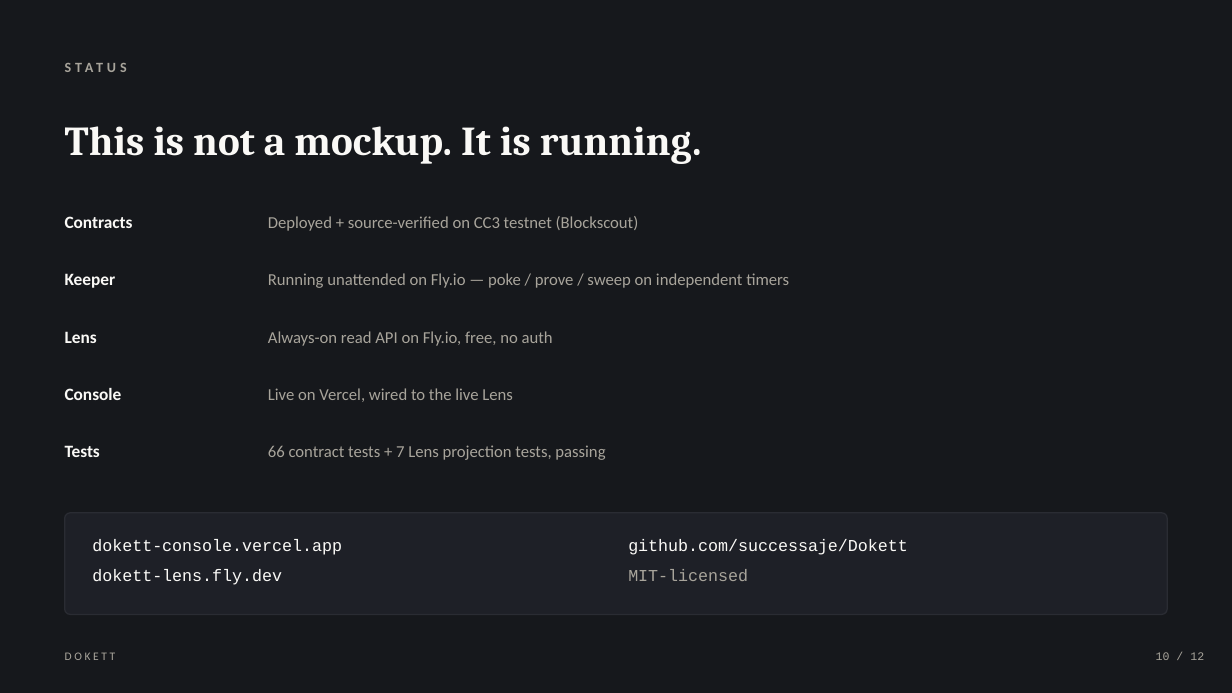
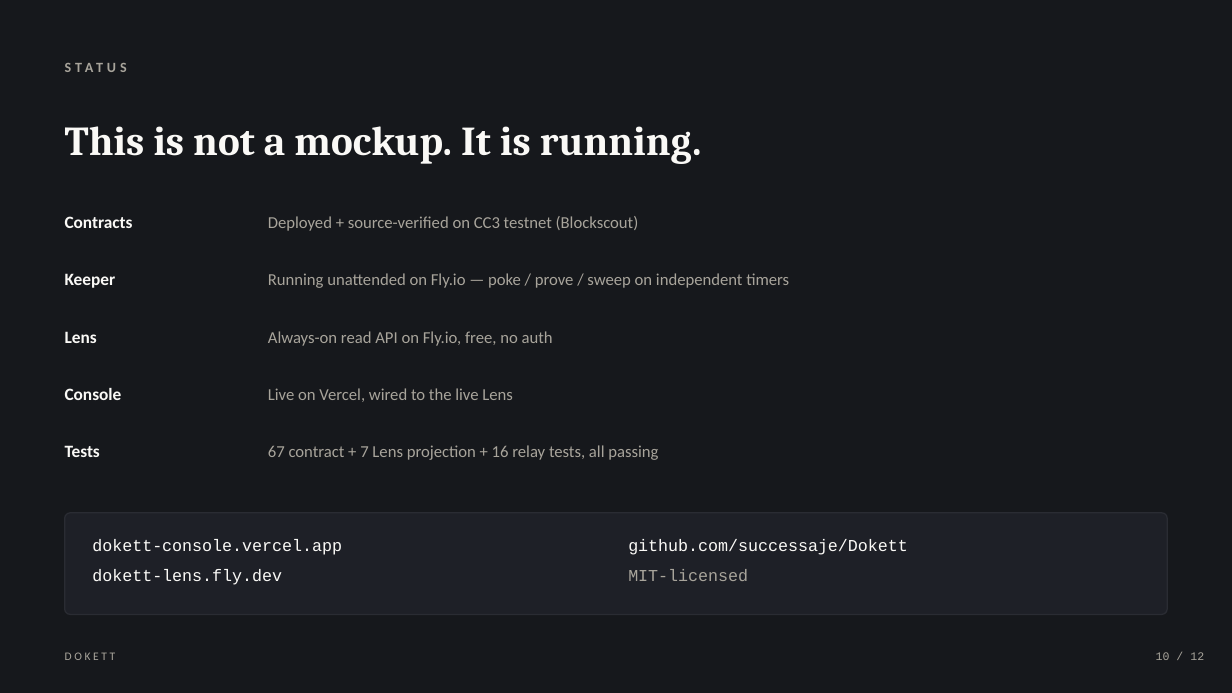
Before and after one commit to successaje/Dokett, a slide deck: slide 10 of docs/deck/dokett-deck.pptx. Drawn at 1232x693 pixels with LibreOffice and Linux fonts; fonts in the diff are those of the drawing. Boxes give left, top, right and bottom in pixels: in the first picture for what was removed or moved away, otherwise in the second. Text is boxed around its words. In the diff, an @@ line names an element or a change of style, - is before the commit and + after.

Commit message:
Deck: correct the test count, audit every other figure
Audited all five numeric claims in the deck against ground truth rather
than spot-checking the one that looked wrong.

WRONG, now fixed: slide 10 said "66 contract tests + 7 Lens projection
tests". Measured: 67 contract, 7 projection, 16 relay. Same stale figure
already corrected today in the README quickstart, USE-CASES and the
Developers page — the deck was the fourth and last copy, and the relay
suite has never appeared in any of them.

VERIFIED CORRECT, left alone:
  26%      re-derived from the measured table: 380,674 -> 478,786 gas is
           25.8%, correctly rounded
  51,529x  102 blocks vs 5,256,008 blocks, exact
  78.4%    403,774 -> 87,055 gas per proof at batch 10, exact
  0 CTC    matches THREAT-MODEL.md's attestor bond disclosure verbatim

Also checked for hardcoded transaction hashes and obligation ids that
would rot as the register moves: the only hex in the deck is the two
precompile addresses, which are constants. Every live-service claim on
slide 10 re-checked against the running deployments — console, lens and
relay all 200.

PPTX and PDF both rebuilt, and the corrected slide verified by rendering
the page rather than trusting the build.

```diff
--- a/docs/deck/dokett-deck.pptx
+++ b/docs/deck/dokett-deck.pptx
@@ text at [268, 445, 658, 460]: text changed @@
-66 contract tests + 7 Lens projection tests, passing
+67 contract + 7 Lens projection + 16 relay tests, all passing
```
Also in this commit, not shown: 3 other files.
